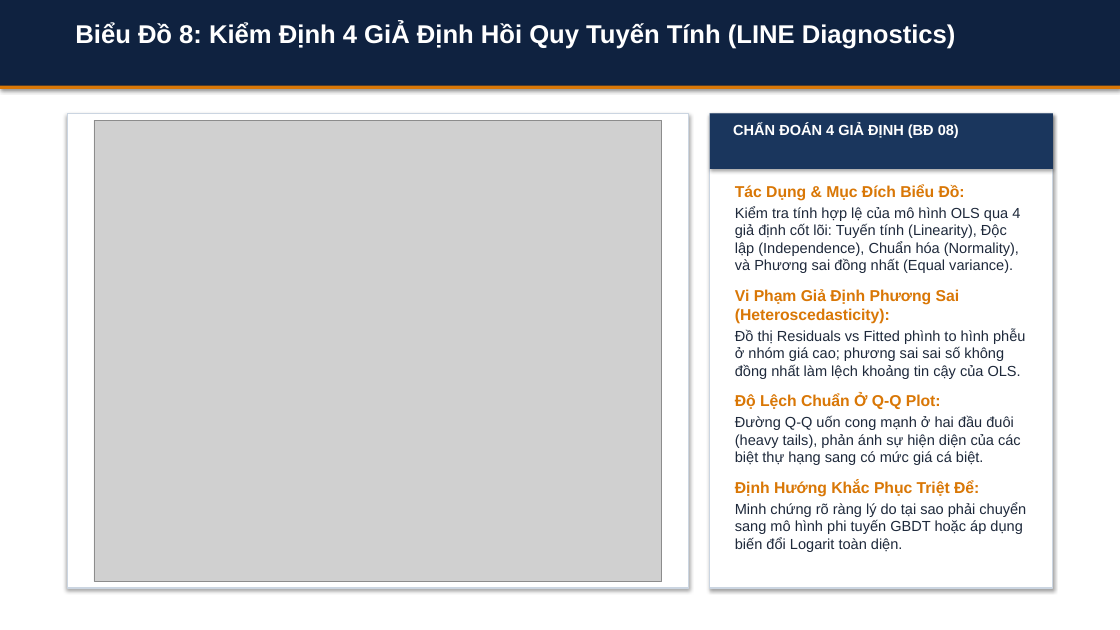
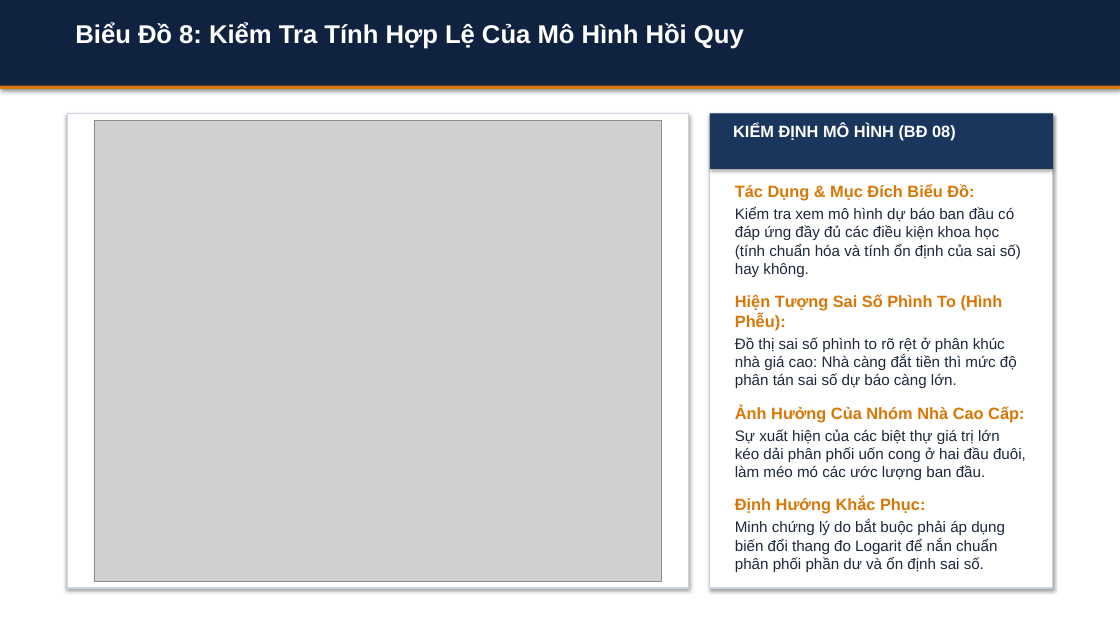
Before and after one commit to HoangLongNguyen-322007/bds_khdl, a slide deck: slide 19 of BAO_CAO_TIEN_DO_SLIDES.pptx. Drawn at 1120x630 pixels with LibreOffice and Linux fonts; fonts in the diff are those of the drawing; grey boxes stand for pictures. Boxes give left, top, right and bottom in pixels: in the first picture for what was removed or moved away, otherwise in the second. Text is boxed around its words. In the diff, an @@ line names an element or a change of style, - is before the commit and + after.

```diff
--- a/BAO_CAO_TIEN_DO_SLIDES.pptx
+++ b/BAO_CAO_TIEN_DO_SLIDES.pptx
@@ text at [75,22,744,49]: text changed @@
-Biểu Đồ 8: Kiểm Định 4 GiẢ Định Hồi Quy Tuyến Tính (LINE Diagnostics)
+Biểu Đồ 8: Kiểm Tra Tính Hợp Lệ Của Mô Hình Hồi Quy
@@ text at [733,123,956,140]: text changed; size 12.5 to 14 pt @@
-CHẨN ĐOÁN 4 GIẢ ĐỊNH (BĐ 08)
+KIỂM ĐỊNH MÔ HÌNH (BĐ 08)
@@ text at [735,207,1026,572]: text changed; size 12.5 to 13 pt @@
-Kiểm tra tính hợp lệ của mô hình OLS qua 4 giả định cốt lõi: Tuyến tính (Linearity), Độc lập (Independence), Chuẩn hóa (Normality), và Phương sai đồng nhất (Equal variance).
-Vi Phạm Giả Định Phương Sai (Heteroscedasticity):
-Đồ thị Residuals vs Fitted phình to hình phễu ở nhóm giá cao; phương sai sai số không đồng nhất làm lệch khoảng tin cậy của OLS.
-Độ Lệch Chuẩn Ở Q-Q Plot:
-Đường Q-Q uốn cong mạnh ở hai đầu đuôi (heavy tails), phản ánh sự hiện diện của các biệt thự hạng sang có mức giá cá biệt.
-Định Hướng Khắc Phục Triệt Để:
-Minh chứng rõ ràng lý do tại sao phải chuyển sang mô hình phi tuyến GBDT hoặc áp dụng biến đổi Logarit toàn diện.
+Kiểm tra xem mô hình dự báo ban đầu có đáp ứng đầy đủ các điều kiện khoa học (tính chuẩn hóa và tính ổn định của sai số) hay không.
+Hiện Tượng Sai Số Phình To (Hình Phễu):
+Đồ thị sai số phình to rõ rệt ở phân khúc nhà giá cao: Nhà càng đắt tiền thì mức độ phân tán sai số dự báo càng lớn.
+Ảnh Hưởng Của Nhóm Nhà Cao Cấp:
+Sự xuất hiện của các biệt thự giá trị lớn kéo dải phân phối uốn cong ở hai đầu đuôi, làm méo mó các ước lượng ban đầu.
+Định Hướng Khắc Phục:
+Minh chứng lý do bắt buộc phải áp dụng biến đổi thang đo Logarit để nắn chuẩn phân phối phần dư và ổn định sai số.
@@ text at [735,184,974,201]: size 13.5 to 14 pt in "Tác Dụng & Mục Đích Biểu Đồ:" @@
```
Also in this commit, not shown: 22 other slides changed, 7 other files.
